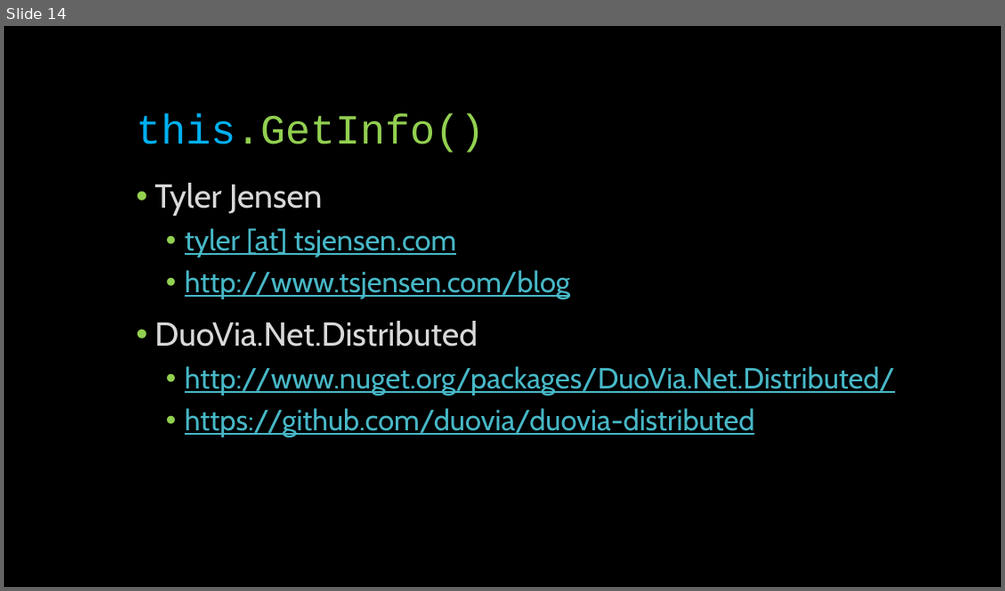
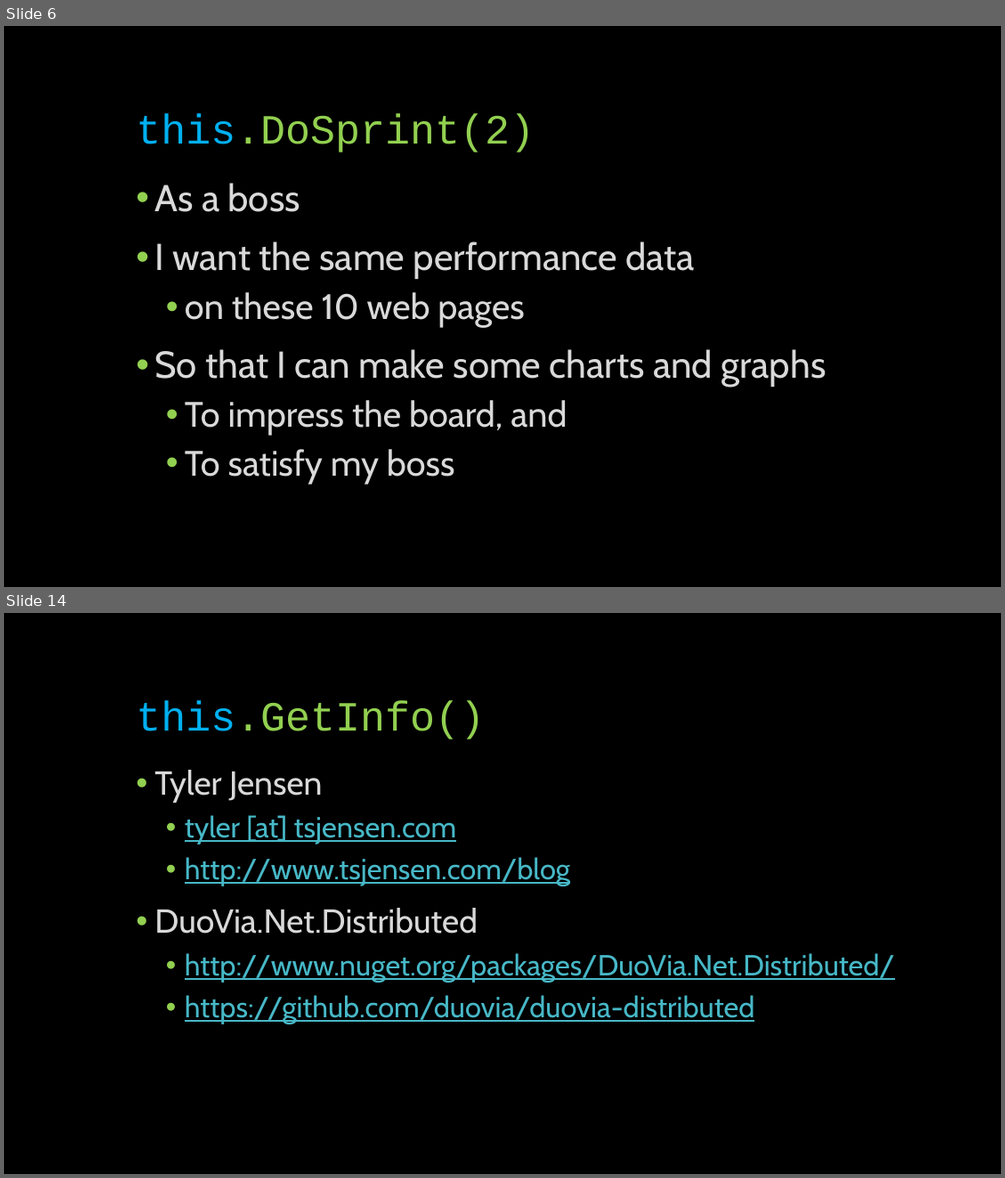
Before and after one commit to glennneiger/duovia-distributed, a slide deck: docs/distributed_demo.pptx. Shown one above the other, each under a label of ours: slide 14 before the commit, slides 6 and 14 after it; the slides between them are not shown. The pictures are 1005x591 and 1005x1178 pixels, drawn with LibreOffice and Linux fonts; fonts in the diff are those of the drawing. Boxes give left, top, right and bottom in pixels: in the first picture for what was removed or moved away, otherwise in the second. Text is boxed around its words. In the diff, an @@ line names an element or a change of style, - is before the commit and + after.

```diff
--- a/docs/distributed_demo.pptx
+++ b/docs/distributed_demo.pptx
@@ slide 6 added at box(4, 26, 1001, 587), background #000000 @@
@@ title added at box(136, 114, 534, 152), 40 pt, text #92D050 @@
+this.DoSprint(2)
@@ text added at box(154, 183, 826, 483), 36 pt, text #D9D9D9 @@
+• As a boss
+• I want the same performance data
+  • on these 10 web pages
+• So that I can make some charts and graphs
+  • To impress the board, and
+  • To satisfy my boss
```
Also in this commit, not shown: 4 slides changed, 8 other slides added, 9 slides removed, 4 other files.
